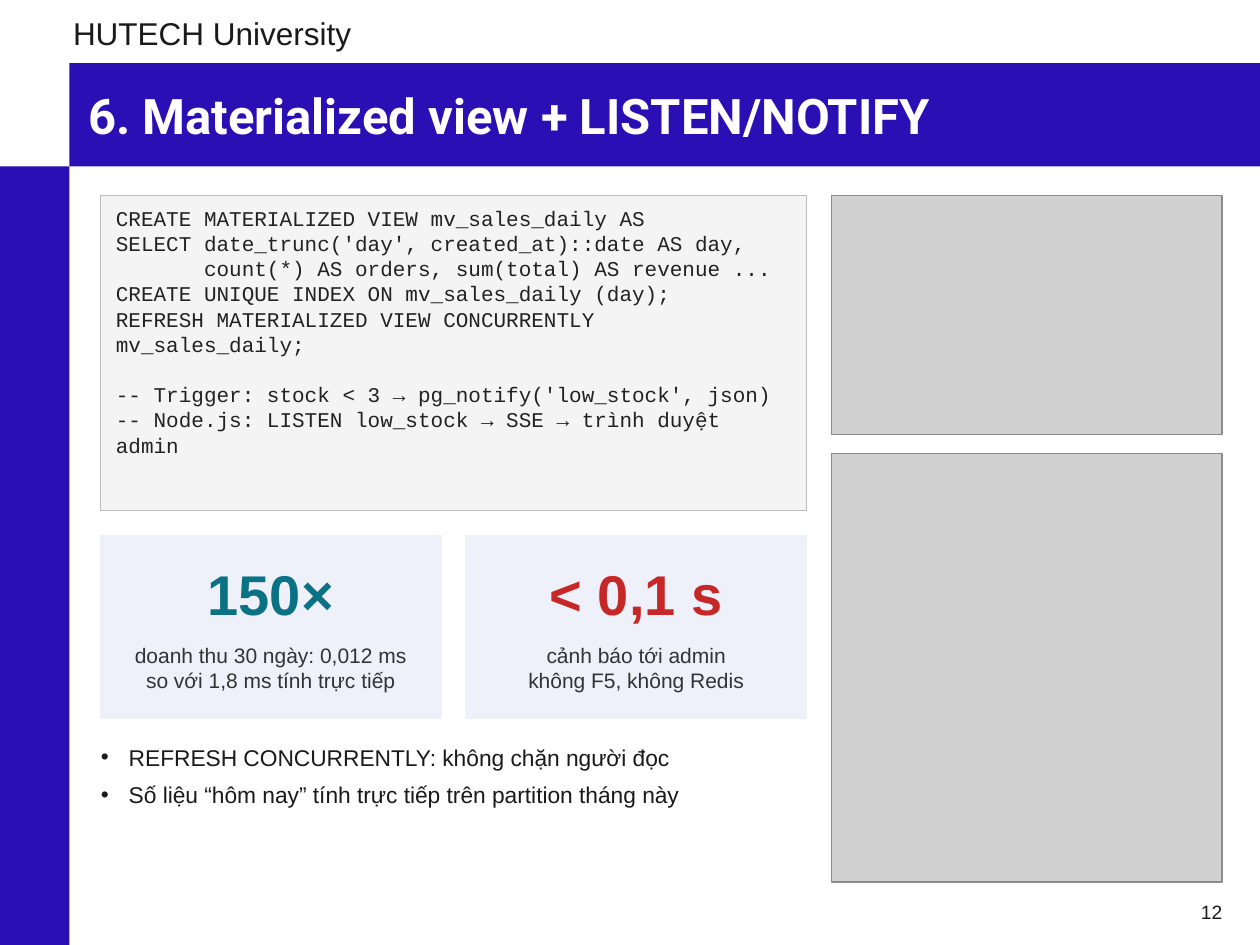
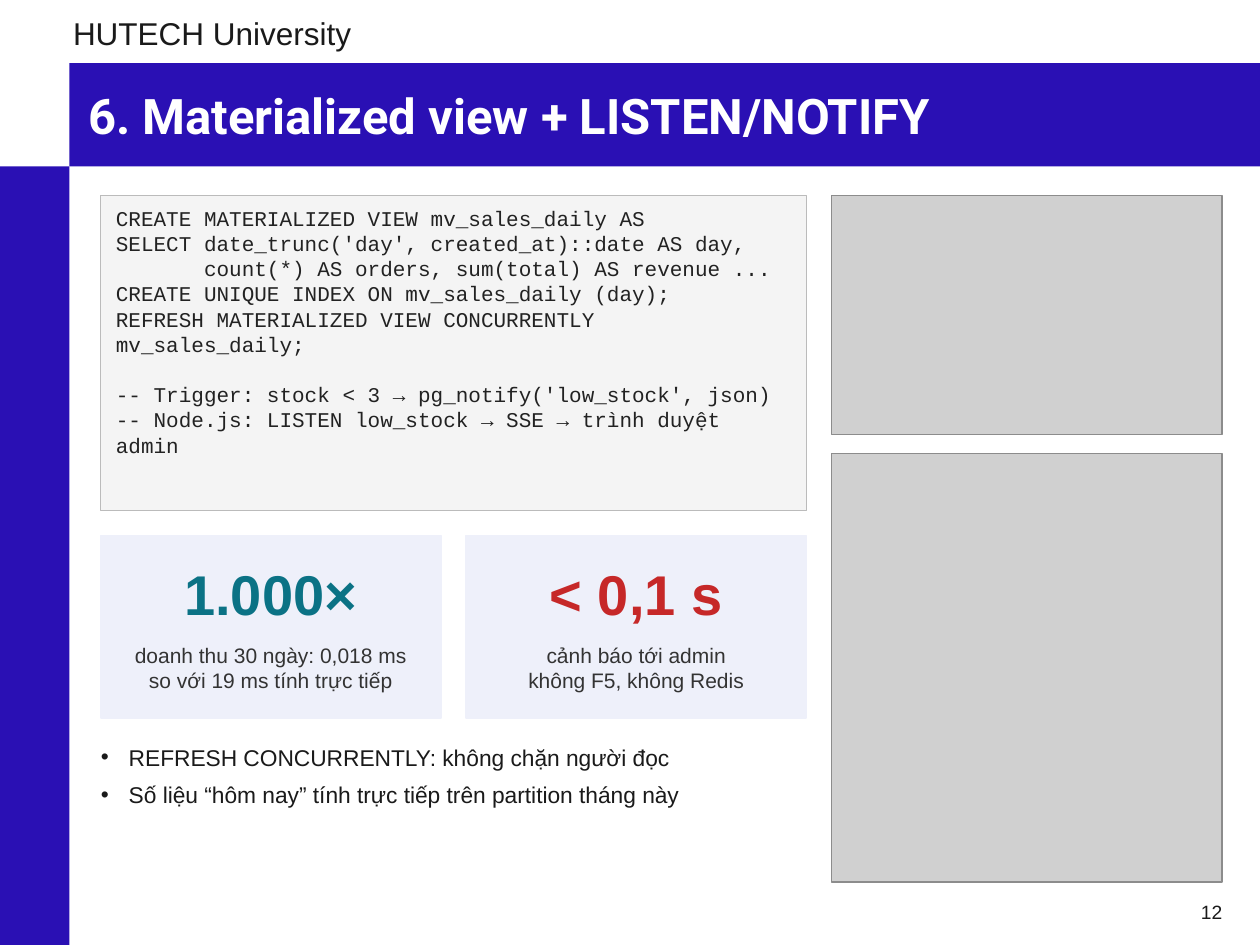
Before and after one commit to phunganhtuan123/master-csdl, a slide deck: slide 12 of docs/Slide_CSDL_Nhom6_PostgreSQL.pptx. Drawn at 1260x945 pixels with LibreOffice and Linux fonts; fonts in the diff are those of the drawing; grey boxes stand for pictures; background and template pictures are left out. Boxes give left, top, right and bottom in pixels: in the first picture for what was removed or moved away, otherwise in the second. Text is boxed around its words. In the diff, an @@ line names an element or a change of style, - is before the commit and + after.

```diff
--- a/docs/Slide_CSDL_Nhom6_PostgreSQL.pptx
+++ b/docs/Slide_CSDL_Nhom6_PostgreSQL.pptx
@@ text at (x1=184, y1=576, x2=357, y2=616): text changed @@
-150×
+1.000×
@@ text at (x1=135, y1=647, x2=406, y2=693): text changed @@
-doanh thu 30 ngày: 0,012 ms
-so với 1,8 ms tính trực tiếp
+doanh thu 30 ngày: 0,018 ms
+so với 19 ms tính trực tiếp
```
Also in this commit, not shown: 9 other slides changed, 24 other files.
